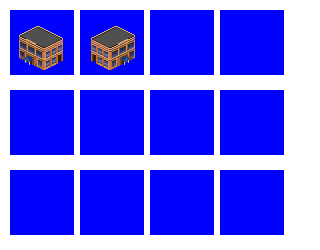
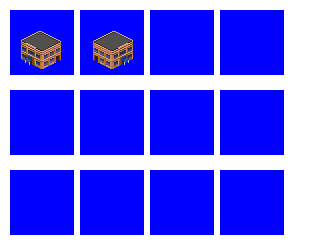
The second 320px x 250px image is a revision of the first. Changes to its layers:
painted on "reduce size" over [19, 26, 135, 70]
